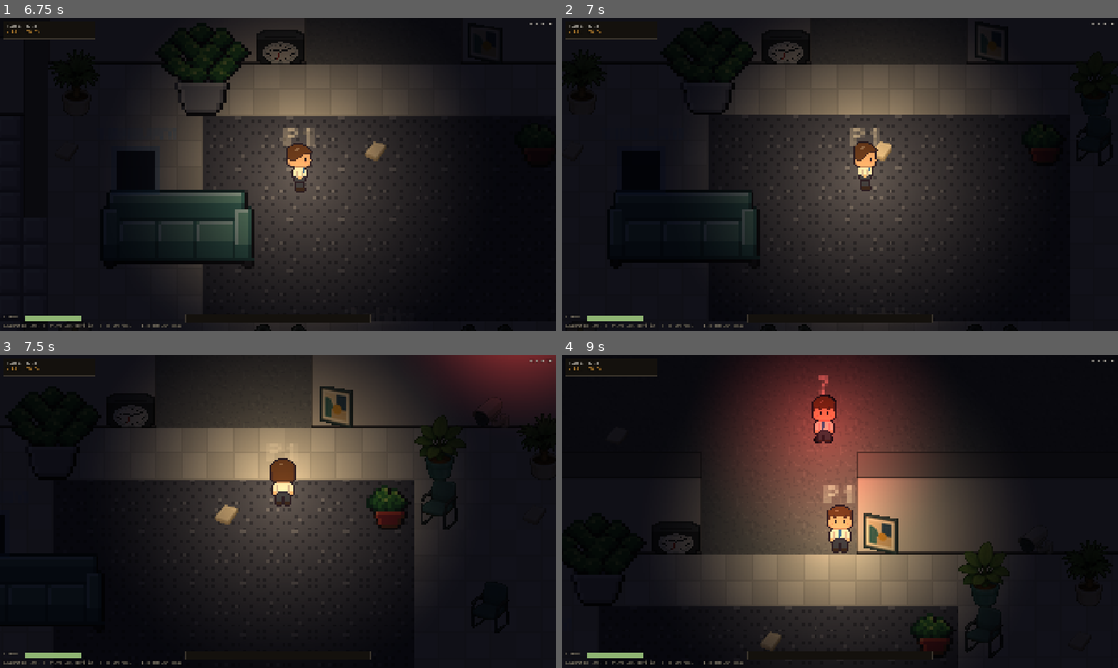
Above: before the commit, frames 1-4 (two rows, left to right).
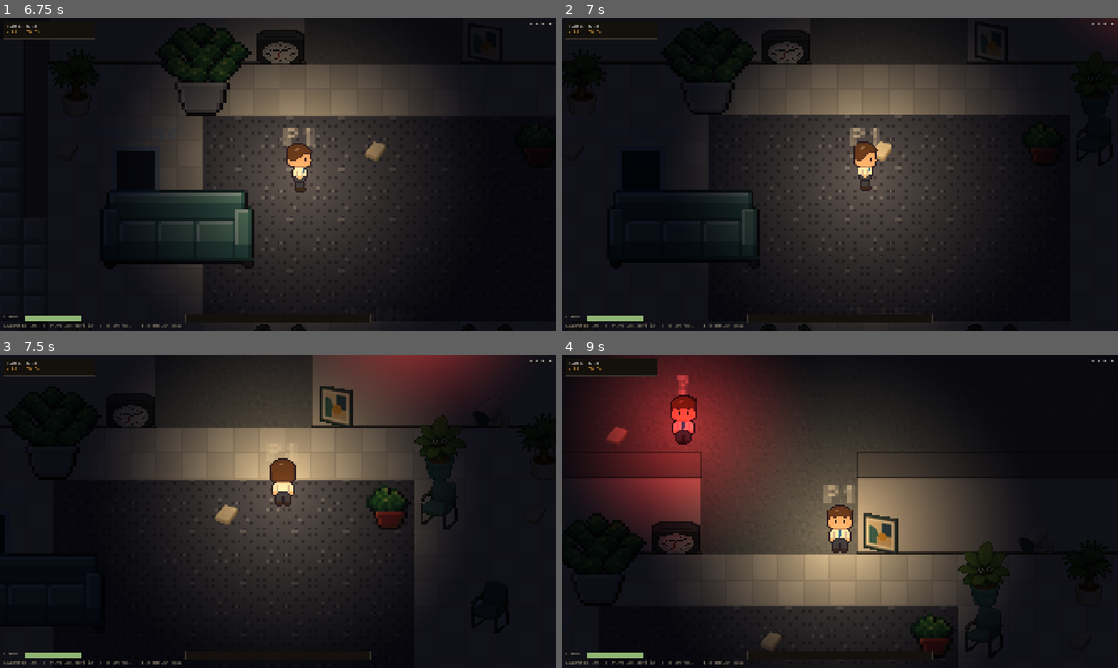
Above: after the commit, the same moments.

Repository: Elang02/Terror-Lembur
Game: Godot game, scene res://scenes/main_menu.tscn
Same seed, same stepped clock (60 frames per second), same inputs: the game is played once before the commit and once after it.
Inputs (mouse positions are in pixels of both pictures, inside the frame that each line leads up to):
- Up to frame 1 (6.75 s): click "Tes Sendiri (Solo)" at 0.5 s; tap Enter at 1.25, 2.75, 5.85 s; move the mouse to (400, 158) at 1.27 s; hold D (move_right) 1.28-2.03 s; tap E (interact) at 1.35 s; click (400, 158) at 1.42 s; tap Space at 1.52, 2, 2.27, 3.77, 4.52, 5.27 s; move the mouse to (166, 190) at 2.02 s; hold S (move_down) 2.03-2.78 s; tap Shift (sprint) at 2.1 s; move the mouse to (333, 105) at 2.77 s; hold D (move_right) 2.78-3.53 s; tap F at 2.85 s; move the mouse to (250, 237) at 3.52 s; hold W (move_up) 3.53-4.28 s; tap 0 at 3.6 s; click (250, 237) at 3.67 s; move the mouse to (444, 221) at 4.27 s; hold A (move_left) 4.28-5.78 s; tap 9 at 4.35 s; move the mouse to (111, 127) at 5.02 s; tap Backspace at 5.1 s; move the mouse to (305, 174) at 5.77 s; hold S (move_down) 5.78-6.53 s; click (305, 174) at 5.92 s; move the mouse to (194, 96) at 6.52 s; hold D (move_right) from 6.53 s (still down); tap Keypad Enter at 6.6 s
- Up to frame 2 (7 s): keep holding D (move_right); tap Space at 6.77 s
- Up to frame 3 (7.5 s): move the mouse to (400, 495) at 7.27 s; release D (move_right) at 7.28 s; hold W (move_up) from 7.28 s (still down); tap 1 at 7.35 s
- Up to frame 4 (9 s): tap Space at 7.52, 8.27 s; move the mouse to (728, 527) at 8.02 s; release W (move_up) at 8.03 s; hold D (move_right) 8.03-8.78 s; tap 5 at 8.1 s; click (728, 527) at 8.17 s; move the mouse to (895, 442) at 8.77 s; hold S (move_down) from 8.78 s (still down); tap E (interact) at 8.85 s

Frame 1 is identical in both runs. In frame 2, 0.1% of the frame differs, in the area x 95-100%, y 0-5%; in frame 3, 4.8%; in frame 4, 26%, in the area x 3-65%, y 0-60%.

Commit message:
latest update

Diff:
--- a/scripts/enemy.gd
+++ b/scripts/enemy.gd
@@ -12,13 +12,12 @@
 
 const SIGHT_RANGE: float = 430.0
 const HEAR_RANGE: float = 330.0
-const MISTAKE_HEAR_RANGE: float = 400.0
 const CATCH_RANGE: float = 27.0
 const SUSPICION_TIME: float = 0.8
 const LOSE_SIGHT_TIME: float = 4.0
-const PATROL_SPEED: float = 105.0
-const CHASE_SPEED: float = 190.0
-const SEARCH_SPEED: float = 130.0
+const PATROL_SPEED: float = 120.0
+const CHASE_SPEED: float = 200.0
+const SEARCH_SPEED: float = 140.0
 const BLIND_SPEED: float = 55.0
 const BLINK_MIN: float = 16.0
 const BLINK_MAX: float = 26.0
@@ -205,13 +204,18 @@
 
 func hear_noise(pos: Vector2) -> bool:
 	# Dipanggil host saat ada kesalahan di minigame: suara keras
-	# menarik musuh mendekat (radius 400). Bukan lure — timer blink
-	# tetap jalan, dan musuh hanya mengejar posisi suara itu.
+	# memanggil musuh mendekat. SENGAJA tanpa batas jarak — dulu ada
+	# radius 400, tapi itu bikin noise cuma ke-trigger sekali: habis
+	# ngejar pertama, musuh blink menjauh (350–950px) / patrol jauh,
+	# jadi kesalahan berikutnya hampir selalu di luar 400px dan musuh
+	# tidak pernah datang lagi. Sekarang kesalahan SELALU memanggil
+	# musuh (kecuali musuh sedang tidak bisa merespons, lihat bawah);
+	# kalau musuh jauh, dia tetap datang, cuma butuh waktu jalan ke sana.
+	# Bukan lure — timer blink tetap jalan, dan musuh hanya mengejar
+	# posisi suara itu.
 	if not _is_ai_owner():
 		return false
 	if state == State.BLIND or state == State.VANISH or state == State.STUNNED:
-		return false
-	if global_position.distance_to(pos) > MISTAKE_HEAR_RANGE:
 		return false
 	_last_known = pos
 	_suspicion = 1.0
@@ -314,10 +318,17 @@
 			continue
 		if p.is_downed:
 			continue
+		# Sembunyi = tidak terdeteksi SAMA SEKALI. Dulu ada pengecualian
+		# 42px (musuh yang sudah sangat dekat bisa "menemukan" pemain
+		# yang ngumpet), tapi karena pemain ngumpet tidak bisa ditangkap
+		# (_check_catch melewatkan mereka), musuh malah nungguin tempat
+		# sembunyi itu selamanya: tiap 0,15 dtk dia "melihat" lagi
+		# pemain ngumpet itu dan lose timer selalu di-reset. Sekarang
+		# ngumpet itu aman penuh — musuh terus ngejar pemain lain atau
+		# patrol, dan tidak akan camp di tempat sembunyi.
+		if p.is_hidden:
+			continue
 		var dist: float = global_position.distance_to(p.global_position)
-		# Sembunyi = tidak terlihat kecuali sangat dekat.
-		if p.is_hidden and dist > 42.0:
-			continue
 		var seen: bool = dist <= SIGHT_RANGE and _has_line_of_sight(p)
 		var heard: bool = p.is_sprinting and dist <= HEAR_RANGE
 		if not seen and not heard:
